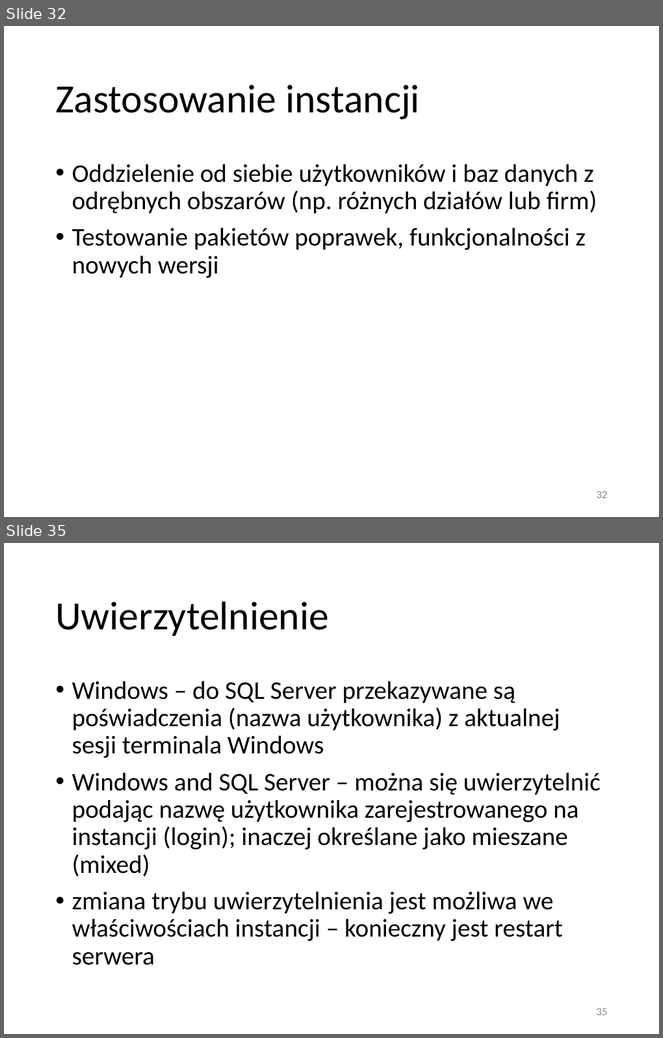
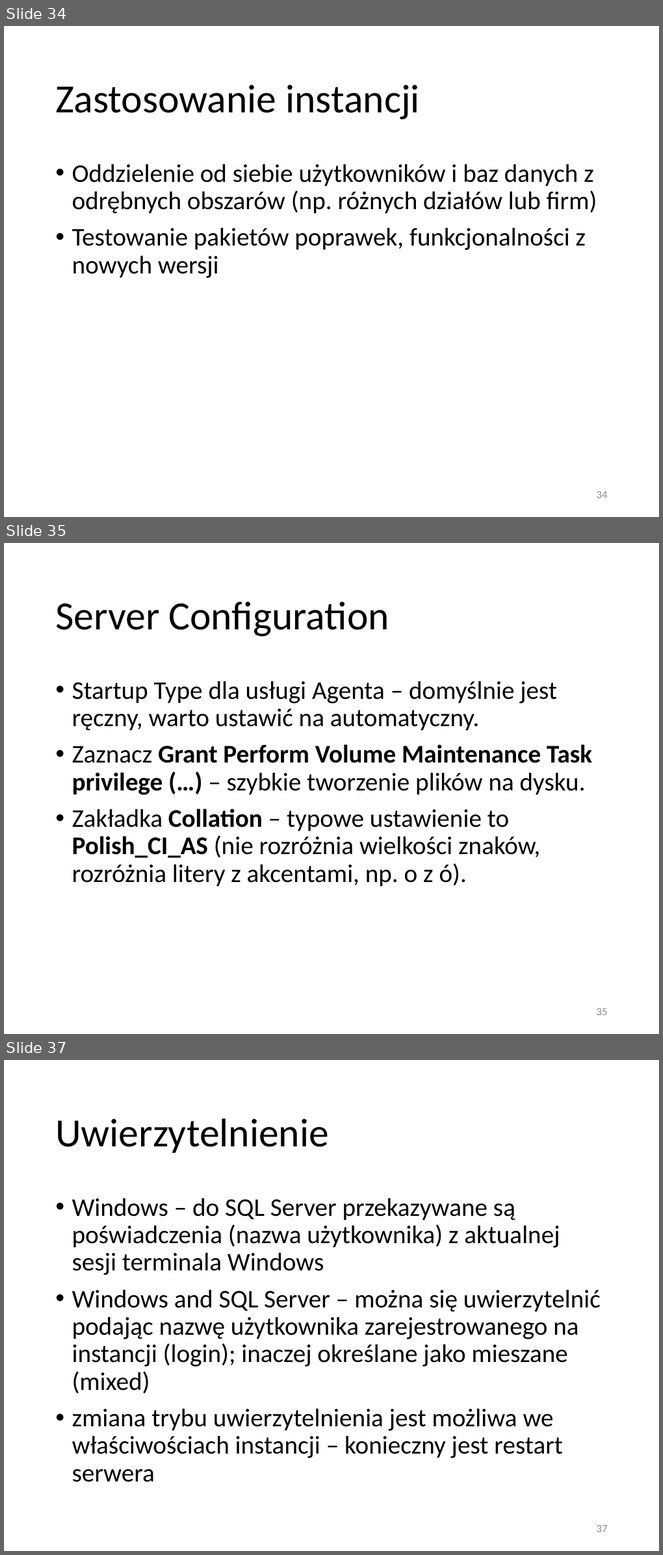
Before and after one commit to gstolecki/SQL-Server-Administracja, a slide deck: Microsoft SQL Server - administracja v2.pptx. Shown one above the other, each under a label of ours: slides 32 and 35 before the commit, slides 34, 35 and 37 after it; the slides between them are not shown. The pictures are 663x1038 and 663x1555 pixels, drawn with LibreOffice and Linux fonts; fonts in the diff are those of the drawing. Boxes give left, top, right and bottom in pixels: in the first picture for what was removed or moved away, otherwise in the second. Text is boxed around its words. In the diff, an @@ line names an element or a change of style, - is before the commit and + after.

```diff
--- a/Microsoft SQL Server - administracja v2.pptx
+++ b/Microsoft SQL Server - administracja v2.pptx
@@ slide 35 added at <box>4,543,659,1034</box>, background #FFFFFF @@
@@ title added at <box>55,601,389,637</box>, 44 pt, text #000000 @@
+Server Configuration
@@ text added at <box>72,681,592,887</box>, 28 pt, text #000000 @@
+• Startup Type dla usługi Agenta – domyślnie jest ręczny, warto ustawić na automatyczny.
+• Zaznacz Grant Perform Volume Maintenance Task privilege (…) – szybkie tworzenie plików na dysku.
+• Zakładka Collation – typowe ustawienie to Polish_CI_AS (nie rozróżnia wielkości znaków, rozróżnia litery z akcentami, np. o z ó).
@@ page number added at <box>597,1008,608,1016</box>, 12 pt, text #8C8C8C @@
+35
@@ what was slide 32 is now slide 34 @@
@@ page number at <box>597,491,608,499</box>: text changed @@
-32
+34
@@ what was slide 35 is now slide 37 @@
@@ page number at <box>597,1525,608,1533</box>: text changed @@
-35
+37
```
Also in this commit, not shown: 1 slide changed, 3 other slides added.
